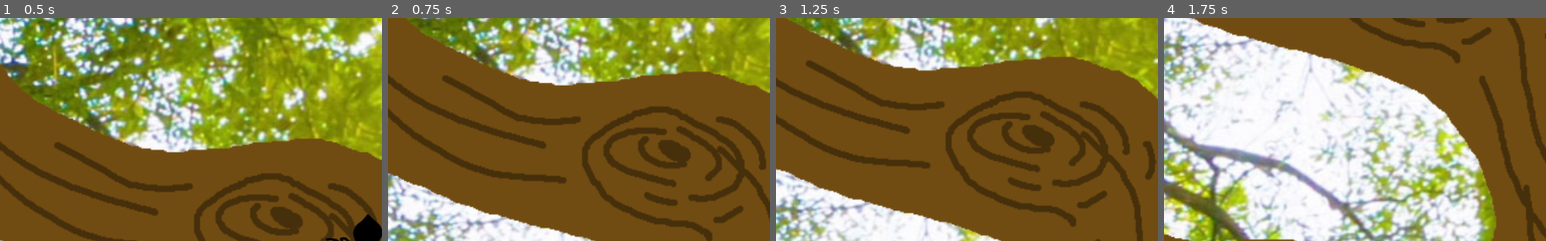
Above: before the commit, frames 1-4 (left to right).
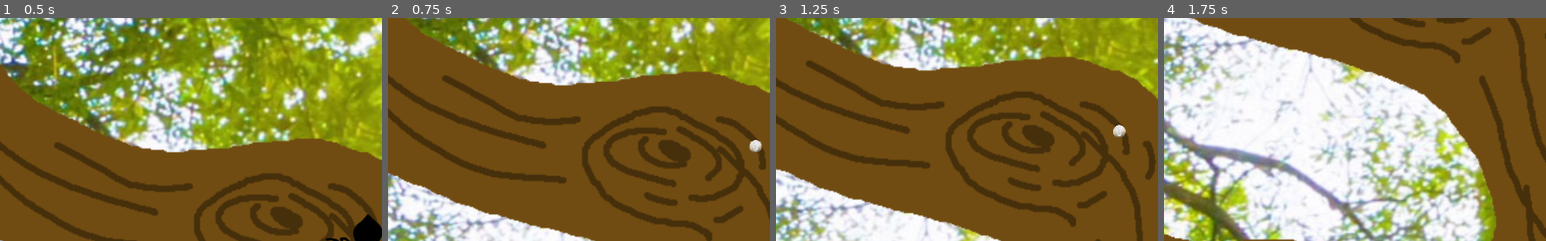
Above: after the commit, the same moments.

Repository: MarmotaGames/aracnotopia
Game: Godot game, scene res://main.tscn
Two runs of this game, one before a commit and one after it. Both use one fixed random seed, a clock stepped at 60 frames per second and the inputs below.
Inputs (mouse positions are % of the whole screen's width and height, from its top left):
- Up to frame 1 (0.5 s): no input
- Up to frame 2 (0.75 s): tap Enter (ui_accept) at 0.5 s; move the mouse to (72, 45) at 0.52 s; hold Right (ui_right) from 0.53 s (still down); right-click (72, 45) at 0.6 s; click (72, 45) at 0.67 s
- Up to frame 3 (1.25 s): keep holding Right (ui_right); tap Enter (ui_accept) at 0.77 s
- Up to frame 4 (1.75 s): move the mouse to (30, 55) at 1.27 s; release Right (ui_right) at 1.28 s; hold Down (ui_down) from 1.28 s (still down); right-click (30, 55) at 1.35 s; click (30, 55) at 1.42 s; tap Enter (ui_accept) at 1.52 s
The pictures show only the part of the screen within x 2-52%, y 0-50%; the shares and areas given below are measured in that part.

Frame 1 is identical in both runs. In frame 2, 0.2% of the frame differs, in the area x 94-98%, y 54-61%; in frame 3, 0.2%, in the area x 88-92%, y 47-54%; in frame 4, nothing differs.

Commit message:
Added the web excretion mechanic and moved things

Diff:
--- a/GodotProject/player/Player.gd
+++ b/GodotProject/player/Player.gd
@@ -12,15 +12,28 @@
 var rotationSpeed = 15
 var mustRotate = true
 var isRotating = false
+onready var web_scene = preload("res://web//web.tscn")
+onready var web_resource = 0
+onready var web_parent = null
+onready var web = null
+var bunda_position = Vector2(800, 600-45)
 
 func _physics_process(delta):
+#	print(web_parent)
 	direction = Vector2(0,0)
 
 	update_direction()
+
+	if direction != Vector2(0,0):
+		bunda_position.x = self.position.x + direction.x*-50
+		bunda_position.y = self.position.y + direction.y*-50
+
 	if mustRotate:
 		getRotation()
 		mustRotate = false
 	evalRotation()
+	excretWeb(web_parent)
+
 
 	if angle == -179:
 		if front < -165 or front > 170:
@@ -73,7 +86,6 @@
 		else:
 			fall = true
 			$StickTimer.start()
-
 
 func getRotation():
 	if direction.x == 0:
@@ -135,3 +147,23 @@
 				step = -1
 			else:
 				step = 1
+
+func stickWeb():
+	web = web_scene.instance()
+	web.position = bunda_position
+	get_node("/root/Root/").add_child(web)
+
+	web_resource += 1
+
+	var anchor = get_node("/root/Root/Web/Anchor")
+	web_parent = web.addPiece(anchor)
+
+func excretWeb(parent):
+	if Input.is_action_just_pressed("excret_web"):
+		if web_resource == 0:
+			stickWeb()
+
+		else:
+#			parent = $AnimatedSprite/Fieira.parent
+			web_parent = web.addPiece(parent)
+			web_resource += 1
--- a/GodotProject/project.godot
+++ b/GodotProject/project.godot
@@ -14,6 +14,11 @@
 run/main_scene="res://main.tscn"
 config/icon="res://icon.png"
 
+[input]
+
+excret_web=[ Object(InputEventMouseButton,"resource_local_to_scene":false,"resource_name":"","device":0,"alt":false,"shift":false,"control":false,"meta":false,"command":false,"button_mask":0,"position":Vector2( 0, 0 ),"global_position":Vector2( 0, 0 ),"factor":1.0,"button_index":2,"pressed":false,"doubleclick":false,"script":null)
+ ]
+
 [rendering]
 
 environment/default_environment="res://default_env.tres"
--- a/GodotProject/rope/rope.gd
+++ /dev/null
@@ -1,18 +0,0 @@
-extends Node2D
-
-var PIECE = preload("res://rope//smallPiece.tscn")
-
-export (int) var pieces = 1
-
-func _ready():
-	var parent = $Anchor
-	for i in range(pieces):
-		parent = addPiece(parent)
-
-func addPiece(parent):
-    var joint = parent.get_node("CollisionShape2D/Joint")
-    var piece = PIECE.instance()
-    joint.add_child(piece)
-    joint.node_a = parent.get_path()
-    joint.node_b = piece.get_path()
-    return piece
--- a/GodotProject/rope/ropeTest.tscn
+++ /dev/null
@@ -1,14 +0,0 @@
-[gd_scene load_steps=3 format=2]
-
-[ext_resource path="res://rope/rope.tscn" type="PackedScene" id=1]
-[ext_resource path="res://ball/Ball.tscn" type="PackedScene" id=2]
-
-[node name="Node2D" index="0" instance=ExtResource( 1 )]
-
-position = Vector2( 476.647, 219.442 )
-_sections_unfolded = [ "Transform" ]
-pieces = 35
-
-[node name="Ball" parent="." index="2" instance=ExtResource( 2 )]
-
-position = Vector2( 195.326, 171.111 )
--- a/GodotProject/rope/web.tscn
+++ /dev/null
@@ -1,11 +0,0 @@
-[gd_scene load_steps=2 format=2]
-
-[ext_resource path="res://assets/rope/web2.png" type="Texture" id=1]
-
-
-[node name="Sprite" type="Sprite"]
-
-position = Vector2( -19.9882, -0.0148954 )
-texture = ExtResource( 1 )
-offset = Vector2( 19.9882, 0.0148954 )
-_sections_unfolded = [ "Offset", "Transform" ]
--- a/GodotProject/ball/Ball.gd
+++ b/GodotProject/web/ball/Ball.gd
@@ -5,7 +5,8 @@
 func _process(delta):
 	if Input.is_mouse_button_pressed(BUTTON_LEFT) and over:
 		var mousePos = get_viewport().get_mouse_position()
-		position += mousePos - global_position
+		position += mousePos - global_position*0.85
+#		position += mousePos
 
 func _on_Control_mouse_entered():
 	over = true
--- a/GodotProject/ball/Ball.tscn
+++ b/GodotProject/web/ball/Ball.tscn
@@ -1,18 +1,18 @@
 [gd_scene load_steps=4 format=2]
 
-[ext_resource path="res://Ball/Ball.gd" type="Script" id=1]
-[ext_resource path="res://assets/rope/Ball.png" type="Texture" id=2]
+[ext_resource path="res://web/ball/Ball.gd" type="Script" id=1]
+[ext_resource path="res://assets/web/Ball.png" type="Texture" id=2]
 
 [sub_resource type="CircleShape2D" id=1]
 
 custom_solver_bias = 0.0
 radius = 12.0
 
-[node name="Ball" type="KinematicBody2D"]
+[node name="Ball" type="KinematicBody2D" index="0"]
 
 input_pickable = false
-collision_layer = 1
-collision_mask = 1
+collision_layer = 4
+collision_mask = 2
 collision/safe_margin = 0.08
 script = ExtResource( 1 )
 _sections_unfolded = [ "Collision", "Material", "Pickable", "Transform", "Visibility", "collision" ]
--- a/GodotProject/rope/smallPiece.tscn
+++ b/GodotProject/web/longPiece.tscn
@@ -1,16 +1,16 @@
 [gd_scene load_steps=3 format=2]
 
-[ext_resource path="res://assets/rope/web3.png" type="Texture" id=1]
+[ext_resource path="res://assets/web/ropeLinkLong.png" type="Texture" id=1]
 
 [sub_resource type="CapsuleShape2D" id=1]
 
 custom_solver_bias = 0.0
-radius = 3.0
-height = 6.0
+radius = 5.0
+height = 10.0
 
 [node name="Link" type="RigidBody2D"]
 
-position = Vector2( 0, 9 )
+position = Vector2( 0, 20 )
 input_pickable = false
 collision_layer = 1
 collision_mask = 1
@@ -18,7 +18,7 @@
 mass = 1.0
 friction = 1.0
 bounce = 0.0
-gravity_scale = 5.0
+gravity_scale = 1.0
 custom_integrator = false
 continuous_cd = 0
 contacts_reported = 0
@@ -34,7 +34,6 @@
 [node name="CollisionShape2D" type="CollisionShape2D" parent="." index="0"]
 
 shape = SubResource( 1 )
-_sections_unfolded = [ "Transform" ]
 
 [node name="Joint" type="PinJoint2D" parent="CollisionShape2D" index="0"]
 
@@ -46,7 +45,6 @@
 
 [node name="Sprite" type="Sprite" parent="CollisionShape2D/Joint" index="0"]
 
-position = Vector2( 0, -7 )
-scale = Vector2( 0.6, 0.7 )
+position = Vector2( 0, -12 )
 texture = ExtResource( 1 )
-_sections_unfolded = [ "Material", "Transform" ]
+_sections_unfolded = [ "Transform" ]
--- /dev/null
+++ b/GodotProject/web/ropeTest.tscn
@@ -0,0 +1,15 @@
+[gd_scene load_steps=4 format=2]
+
+[ext_resource path="res://web/web.tscn" type="PackedScene" id=1]
+[ext_resource path="res://web/ball/Ball.tscn" type="PackedScene" id=2]
+[ext_resource path="res://web/ball/Ball.gd" type="Script" id=3]
+
+[node name="Node2D" instance=ExtResource( 1 )]
+
+position = Vector2( 476.647, 219.442 )
+_sections_unfolded = [ "Transform" ]
+
+[node name="Ball" parent="." index="2" instance=ExtResource( 2 )]
+
+position = Vector2( 291.139, 116.098 )
+script = ExtResource( 3 )
--- a/GodotProject/rope/longPiece.tscn
+++ b/GodotProject/web/smallPiece.tscn
@@ -1,24 +1,24 @@
 [gd_scene load_steps=3 format=2]
 
-[ext_resource path="res://assets/rope/ropeLinkLong.png" type="Texture" id=1]
+[ext_resource path="res://assets/web/web3.png" type="Texture" id=1]
 
 [sub_resource type="CapsuleShape2D" id=1]
 
 custom_solver_bias = 0.0
-radius = 5.0
-height = 10.0
+radius = 3.0
+height = 6.0
 
 [node name="Link" type="RigidBody2D"]
 
-position = Vector2( 0, 20 )
+position = Vector2( 0, 9 )
 input_pickable = false
-collision_layer = 1
-collision_mask = 1
+collision_layer = 2
+collision_mask = 2
 mode = 0
 mass = 1.0
 friction = 1.0
 bounce = 0.0
-gravity_scale = 1.0
+gravity_scale = 5.0
 custom_integrator = false
 continuous_cd = 0
 contacts_reported = 0
@@ -29,11 +29,12 @@
 linear_damp = -1.0
 angular_velocity = 0.0
 angular_damp = -1.0
-_sections_unfolded = [ "Transform" ]
+_sections_unfolded = [ "Collision", "Transform" ]
 
 [node name="CollisionShape2D" type="CollisionShape2D" parent="." index="0"]
 
 shape = SubResource( 1 )
+_sections_unfolded = [ "Transform" ]
 
 [node name="Joint" type="PinJoint2D" parent="CollisionShape2D" index="0"]
 
@@ -45,6 +46,7 @@
 
 [node name="Sprite" type="Sprite" parent="CollisionShape2D/Joint" index="0"]
 
-position = Vector2( 0, -12 )
+position = Vector2( 0, -7 )
+scale = Vector2( 0.6, 0.7 )
 texture = ExtResource( 1 )
-_sections_unfolded = [ "Transform" ]
+_sections_unfolded = [ "Material", "Transform" ]
--- /dev/null
+++ b/GodotProject/web/web.gd
@@ -0,0 +1,20 @@
+extends Node2D
+
+var piece_scene = preload("res://web//smallPiece.tscn")
+
+#export (int) var pieces = 1
+#func _ready():
+#	var parent = $Anchor
+#	for i in range(pieces):
+#		parent = addPiece(parent)
+
+func addPiece(parent):
+#	print(parent)
+	var joint = parent.get_node("CollisionShape2D/Joint")
+	var new_piece = piece_scene.instance()
+	joint.add_child(new_piece)
+	joint.node_a = parent.get_path()
+#	print("node a: ", joint.node_a)
+	joint.node_b = new_piece.get_path()
+#	print("node b: ", joint.node_b)
+	return new_piece
--- a/GodotProject/rope/rope.tscn
+++ b/GodotProject/web/web.tscn
@@ -1,31 +1,33 @@
 [gd_scene load_steps=4 format=2]
 
-[ext_resource path="res://rope/rope.gd" type="Script" id=1]
-[ext_resource path="res://icon.png" type="Texture" id=2]
+[ext_resource path="res://web/web.gd" type="Script" id=1]
+[ext_resource path="res://assets/web/ancora.png" type="Texture" id=2]
 
 [sub_resource type="CircleShape2D" id=1]
 
 custom_solver_bias = 0.0
 radius = 10.0
 
-[node name="Node2D" type="Node2D"]
+[node name="Web" type="Node2D"]
 
 script = ExtResource( 1 )
-pieces = 5
 
 [node name="Sprite" type="Sprite" parent="." index="0"]
 
+scale = Vector2( 0.08, 0.08 )
 texture = ExtResource( 2 )
+_sections_unfolded = [ "Transform" ]
 
 [node name="Anchor" type="StaticBody2D" parent="." index="1"]
 
 input_pickable = false
-collision_layer = 1
-collision_mask = 1
+collision_layer = 2
+collision_mask = 2
 constant_linear_velocity = Vector2( 0, 0 )
 constant_angular_velocity = 0.0
 friction = 1.0
 bounce = 0.0
+_sections_unfolded = [ "Collision" ]
 
 [node name="CollisionShape2D" type="CollisionShape2D" parent="Anchor" index="0"]
 
Renamed: GodotProject/assets/rope/Ball.png -> GodotProject/assets/web/Ball.png
Not shown, changed: GodotProject/assets/web/Ball.png.import
Binary file added: GodotProject/assets/web/ancora.png
Not shown, added: GodotProject/assets/web/ancora.png.import
Renamed: GodotProject/assets/rope/ropeLinkLong.png -> GodotProject/assets/web/ropeLinkLong.png
Not shown, changed: GodotProject/assets/web/ropeLinkLong.png.import
Renamed: GodotProject/assets/rope/ropeLink[10x16].png -> GodotProject/assets/web/ropeLink[10x16].png
Not shown, changed: GodotProject/assets/web/ropeLink[10x16].png.import
Renamed: GodotProject/assets/rope/web2.png -> GodotProject/assets/web/web2.png
Not shown, changed: GodotProject/assets/web/web2.png.import
Renamed: GodotProject/assets/rope/web3.png -> GodotProject/assets/web/web3.png
Not shown, changed: GodotProject/assets/web/web3.png.import
(and 2 more such lines)
